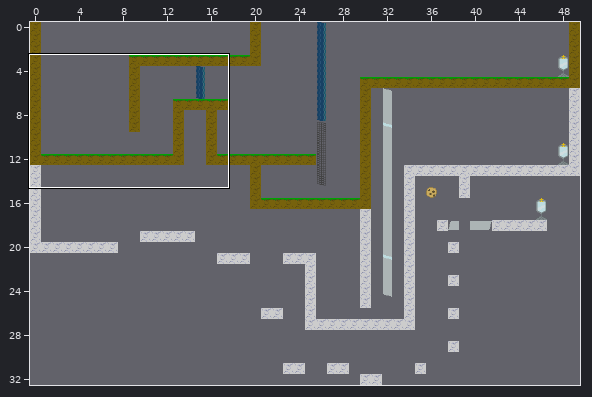
Tiled map -- Levels/level.tmx. Above, an overview of the earlier version with the close-up marked.
Close-up. The starting point:
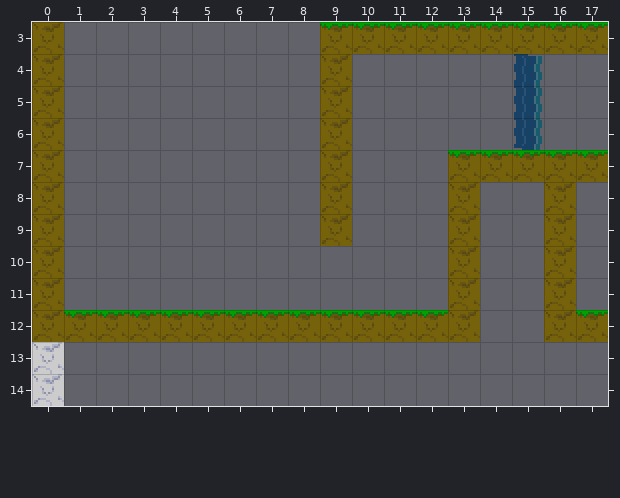
Cells are 16x16 px. Shown: x 0..17, y 3..14. The commit also changed other parts of the map, which this record leaves out.
After:
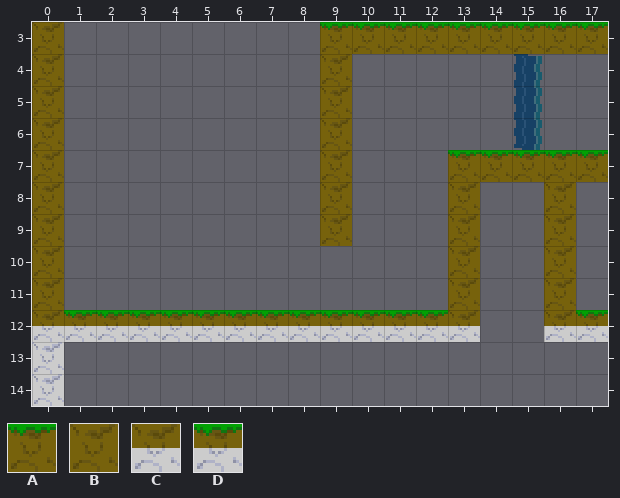
Key: from "Tileset": A 0 "Platform", B 1 "Platform", C 26 "Platform", D 35 "Platform".
_ is an empty cell.
Diff:
{"where": "layer \"Calque de Tuiles 1\""}
{"y":12,"x":0,"old":"BAAAAAAAAAAAAB","new":"CDDDDDDDDDDDDC"}
{"y":12,"x":16,"old":"BA","new":"CD"}
{"label":"changed","picture_box":[32,326,480,342]}
{"label":"changed","picture_box":[544,326,608,342]}
